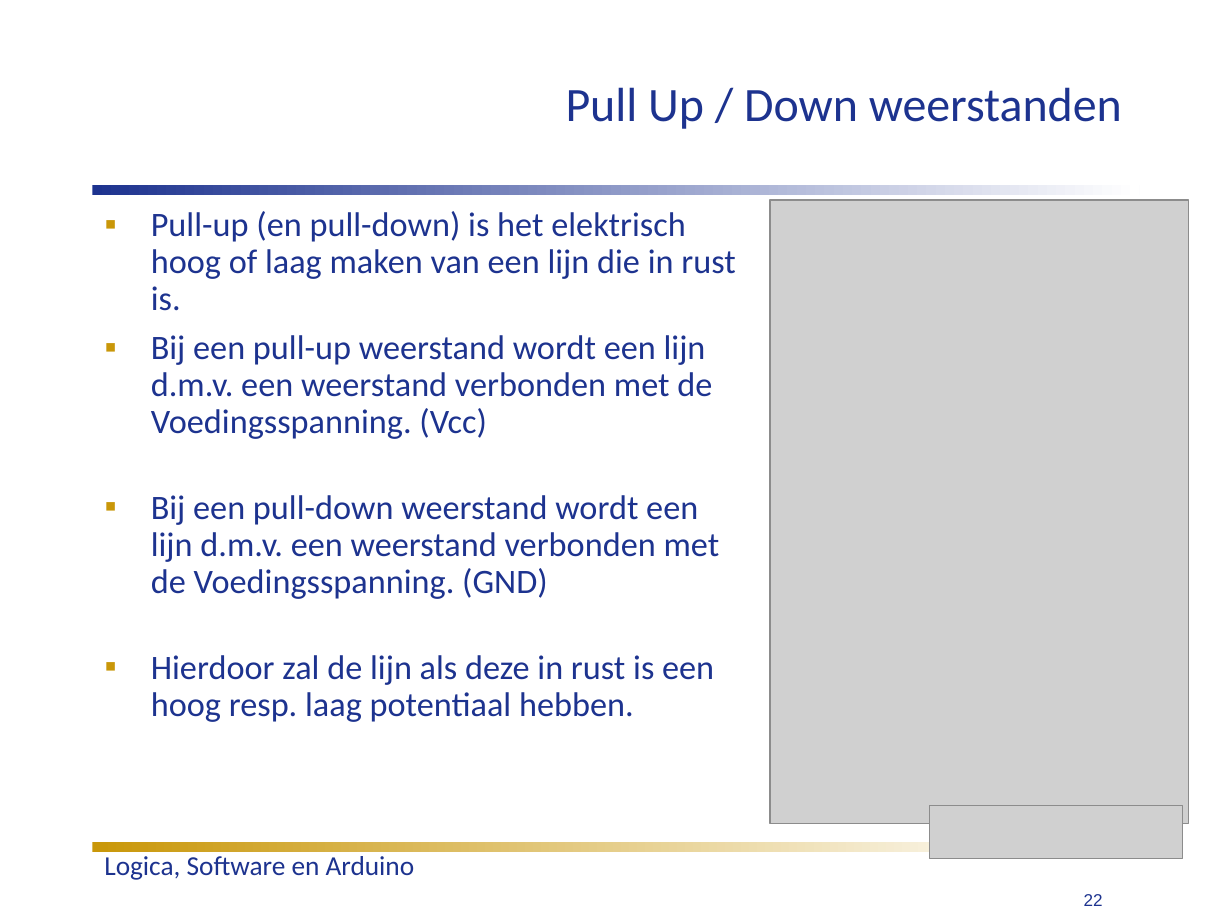
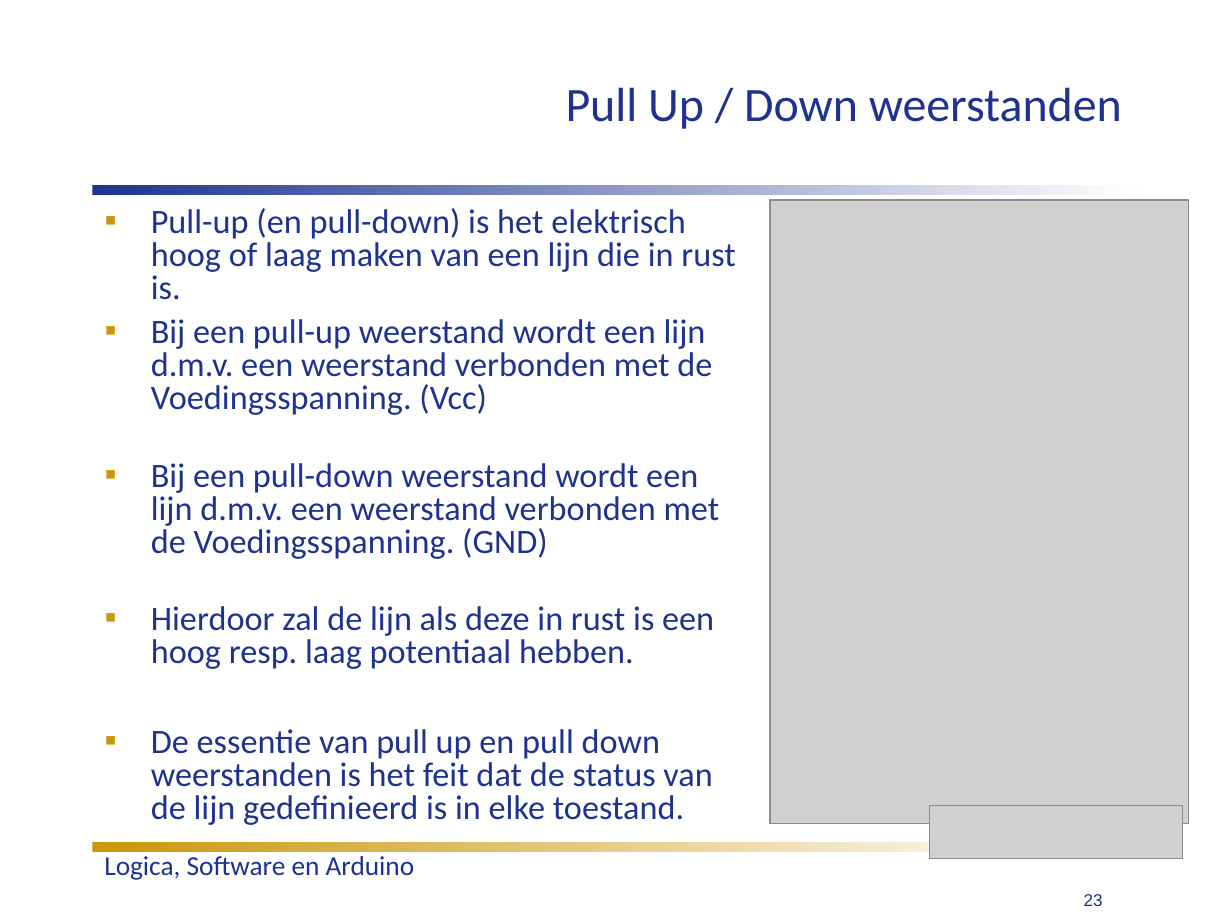
Before and after one commit to humiq/Greendevelopment, a slide deck: slide 23 of trunk/documents/Colleges/ISIROB College 3.ppt (slide 22 before the commit). Drawn at 1232x924 pixels with LibreOffice and Linux fonts; fonts in the diff are those of the drawing; grey boxes stand for pictures. Boxes give left, top, right and bottom in pixels: in the first picture for what was removed or moved away, otherwise in the second. Text is boxed around its words. In the diff, an @@ line names an element or a change of style, - is before the commit and + after.

```diff
--- a/trunk/documents/Colleges/ISIROB College 3.ppt
+++ b/trunk/documents/Colleges/ISIROB College 3.ppt
@@ text at [151,208,735,669]: line spacing 0.9 to 0.8 @@
@@ text at [151,729,712,825]: paragraph added @@
+▪ De essentie van pull up en pull down weerstanden is het feit dat de status van de lijn gedefinieerd is in elke toestand.
@@ page number at [1084,894,1103,906]: text changed @@
-22
+23
```
Also in this commit, not shown: 3 other slides changed, 4 slides added, 5 other files.
